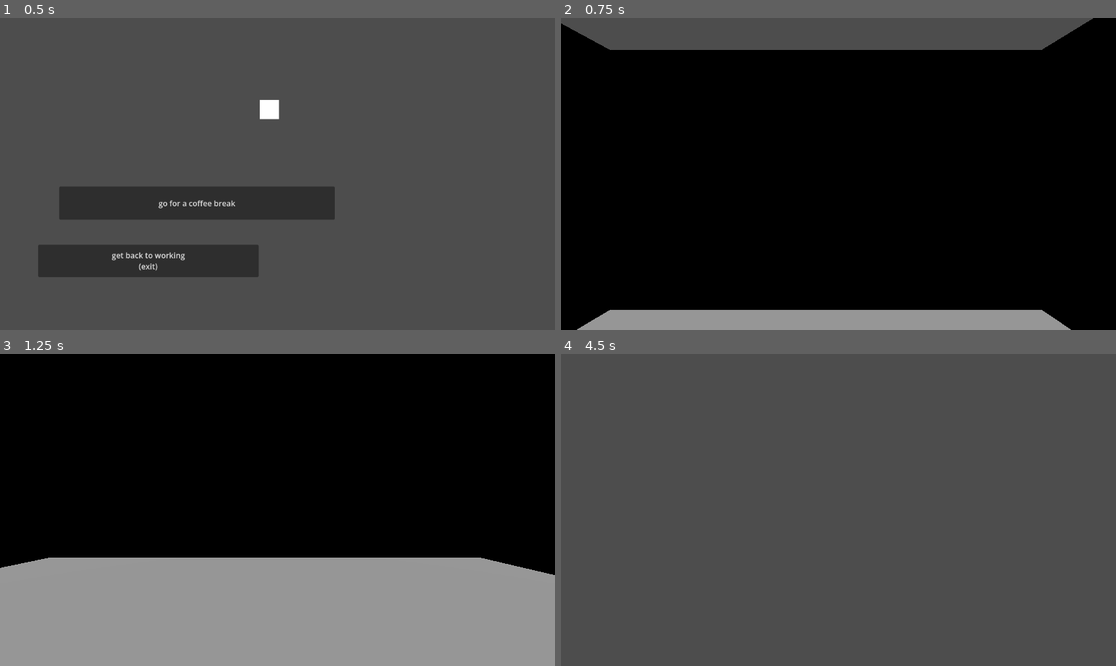
Above: before the commit, frames 1-4 (two rows, left to right).
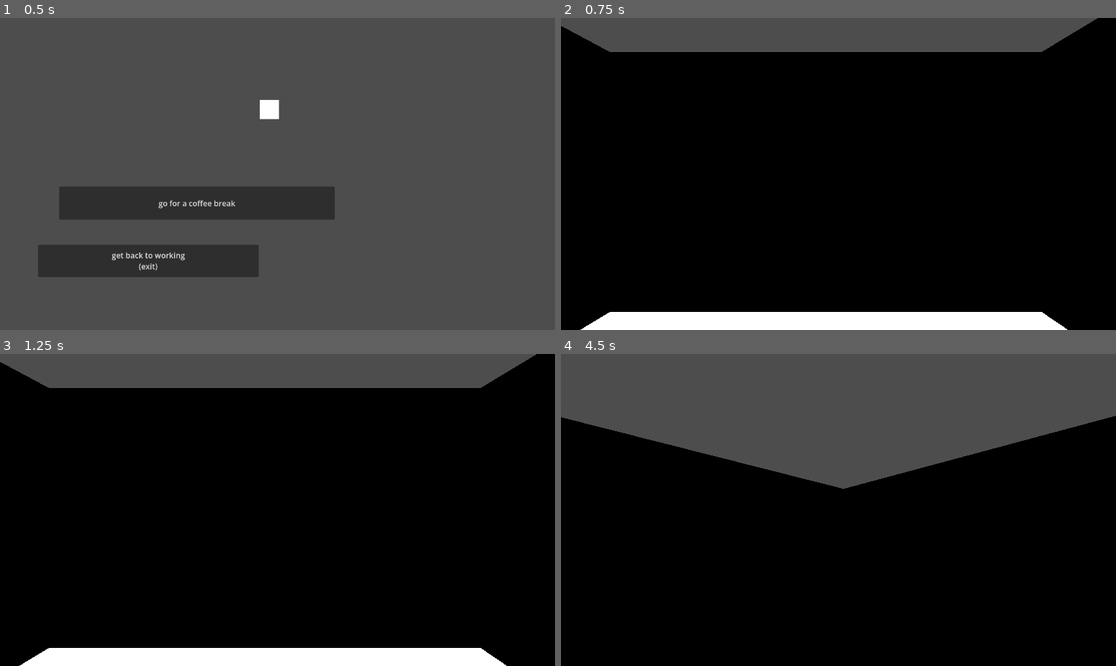
Above: after the commit, the same moments.

Repository: WanL17/GameJam-HOD
Game: Godot game, scene res://scenes/main_menu.tscn
Two runs of this game, one before a commit and one after it. Both use one fixed random seed, a clock stepped at 60 frames per second and the inputs below.
Inputs (mouse positions are in pixels of both pictures, inside the frame that each line leads up to):
- Up to frame 1 (0.5 s): no input
- Up to frame 2 (0.75 s): click "go for a coffee break" at 0.5 s
- Up to frame 3 (1.25 s): no input
- Up to frame 4 (4.5 s): tap Enter (ui_accept) at 1.25, 1.52, 2.27, 3.5, 3.77 s; move the mouse to (866, 510) at 1.27 s; hold F (hide) 1.28-2.03 s; hold Z (ui_up) from 1.28 s (still down); move the mouse to (810, 510) at 2.02 s; tap E (interact) at 2.1, 3.6 s; move the mouse to (849, 503) at 2.77 s; hold F (hide) 2.78-3.53 s; move the mouse to (832, 516) at 3.52 s; move the mouse to (877, 513) at 4.27 s; hold F (hide) from 4.28 s (still down)

Frame 1 is identical in both runs. In frame 2, 6.1% of the frame differs, in the area x 0-97%, y 0-100%; in frame 3, 44%; in frame 4, 68%, in the area x 0-100%, y 19-100%.

Commit message:
fixed colisions

Diff:
--- a/scenes/rooms/room_00.tscn
+++ b/scenes/rooms/room_00.tscn
@@ -10,22 +10,27 @@
 [node name="Room00" type="Node3D" unique_id=608669161]
 
 [node name="Floor" type="CSGBox3D" parent="." unique_id=620374216]
+use_collision = true
 size = Vector3(10, 0.2, 10)
 
 [node name="WallNorth" type="CSGBox3D" parent="." unique_id=32741244]
 transform = Transform3D(1, 0, 0, 0, 1, 0, 0, 0, 1, 0, 3, -5)
+use_collision = true
 size = Vector3(10, 6, 0.2)
 
 [node name="WallSouth" type="CSGBox3D" parent="." unique_id=2146964925]
 transform = Transform3D(1, 0, 0, 0, 1, 0, 0, 0, 1, 0, 3, 5)
+use_collision = true
 size = Vector3(10, 6, 0.2)
 
 [node name="WallEast" type="CSGBox3D" parent="." unique_id=1824453271]
 transform = Transform3D(1, 0, 0, 0, 1, 0, 0, 0, 1, 5, 3, 0)
+use_collision = true
 size = Vector3(0.2, 6, 10)
 
 [node name="WallWest" type="CSGBox3D" parent="." unique_id=296601147]
 transform = Transform3D(1, 0, 0, 0, 1, 0, 0, 0, 1, -5, 3, 0)
+use_collision = true
 size = Vector3(0.2, 6, 10)
 
 [node name="Player_tcsn" type="CharacterBody3D" parent="." unique_id=404739443]
@@ -49,9 +54,12 @@
 
 [node name="DirectionalLight3D" type="DirectionalLight3D" parent="." unique_id=652868375]
 transform = Transform3D(1, 0, 0, 0, -4.371139e-08, 1, 0, -1, -4.371139e-08, 0, 5.5, 0)
+light_energy = 16.0
+light_indirect_energy = 4.105
 shadow_enabled = true
 
 [node name="Roof" type="CSGBox3D" parent="." unique_id=1672354281]
 transform = Transform3D(1, 0, 0, 0, 1, 0, 0, 0, 1, 0, 6, 0)
 visible = false
+use_collision = true
 size = Vector3(10, 0.2, 10)
